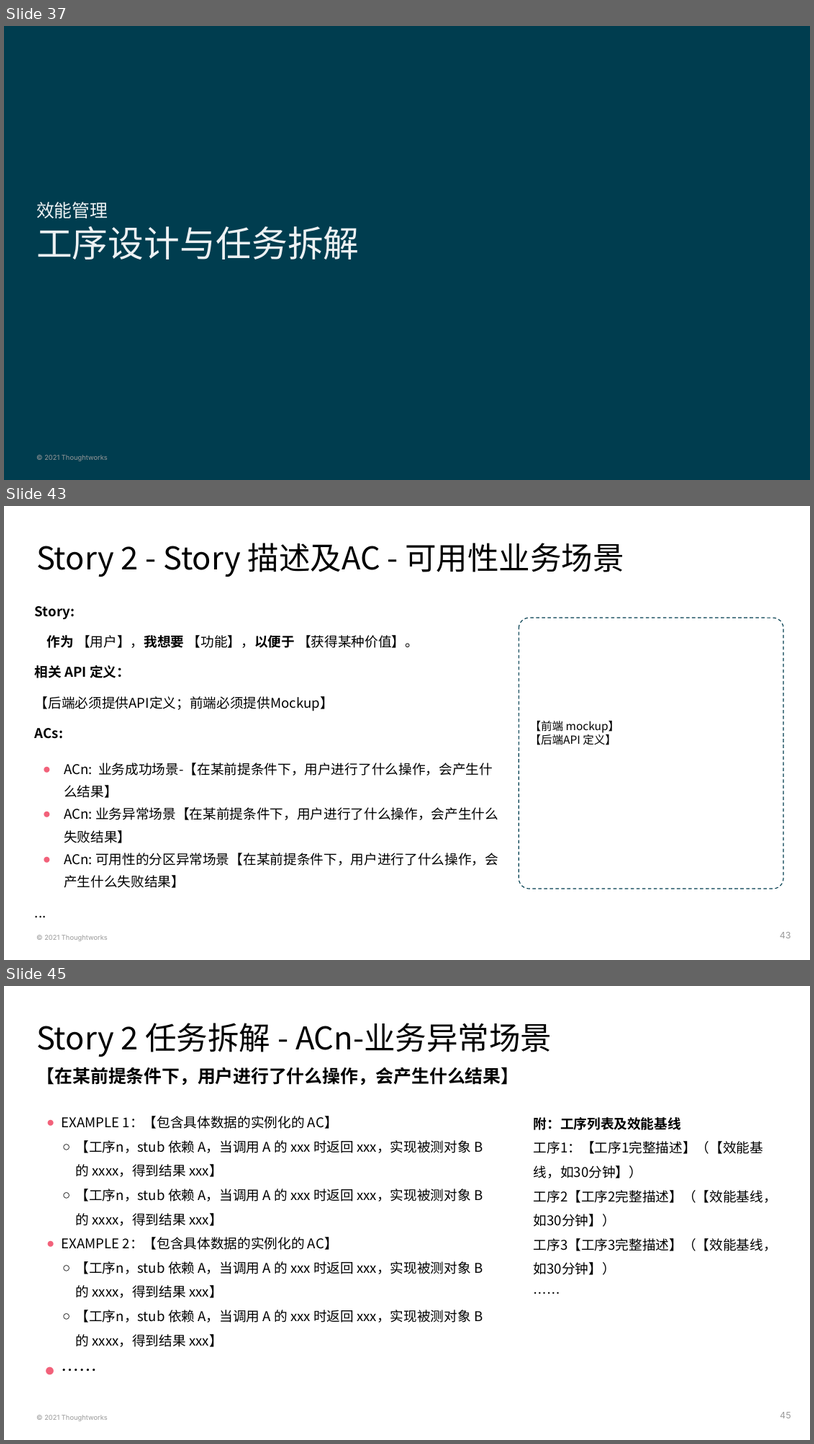
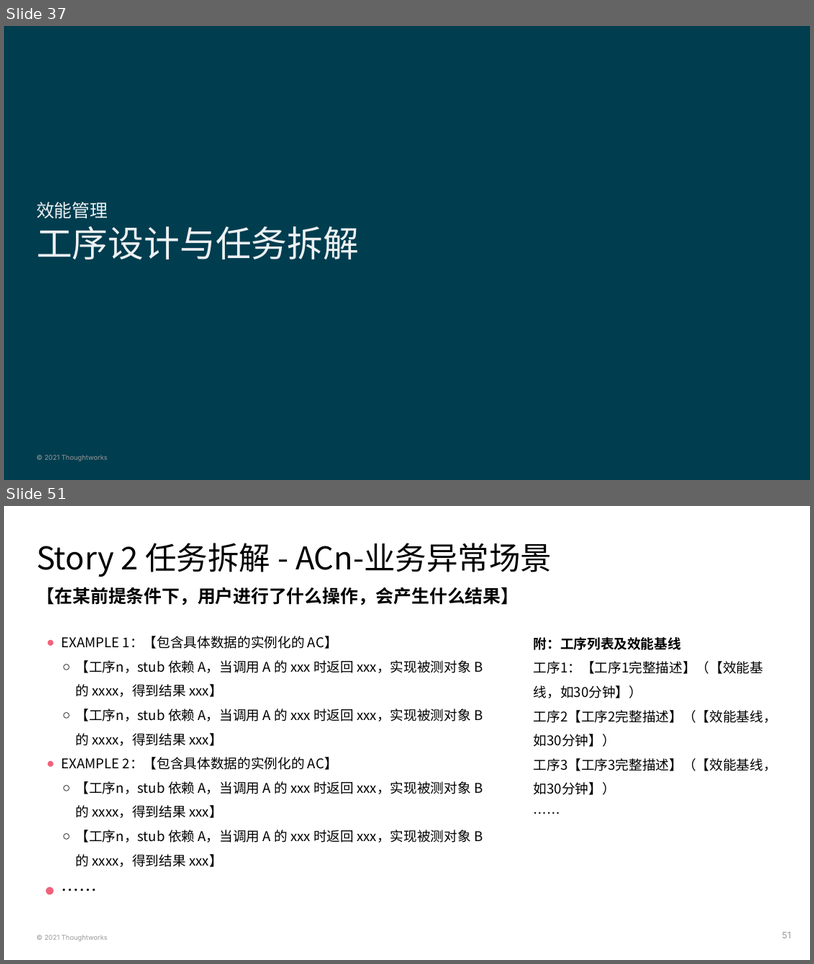
Before and after one commit to deesyx/heima, a slide deck: doc/PS4 黑马考核-项目On-boarding模板-胡炫光.pptx. Shown one above the other, each under a label of ours: slides 37, 43 and 45 before the commit, slides 37 and 51 after it; the slides between them are not shown. The pictures are 814x1444 and 814x964 pixels, drawn with LibreOffice and Linux fonts; fonts in the diff are those of the drawing; background and template pictures are left out. Boxes give left, top, right and bottom in pixels: in the first picture for what was removed or moved away, otherwise in the second. Text is boxed around its words. In the diff, an @@ line names an element or a change of style, - is before the commit and + after.

```diff
--- a/doc/PS4 黑马考核-项目On-boarding模板-胡炫光.pptx
+++ b/doc/PS4 黑马考核-项目On-boarding模板-胡炫光.pptx
@@ slide 43 removed at (4,506,810,960), background #FFFFFF; not listed: 1 template element that a slide beside it also shows @@
@@ title removed at (36,543,625,577) @@
-Story 2 - Story 描述及AC - 可用性业务场景
@@ text removed at (35,606,499,888) @@
-Story:
-作为 【用户】，我想要 【功能】，以便于 【获得某种价值】。
-相关 API 定义：
-【后端必须提供API定义；前端必须提供Mockup】
-ACs:
-● ACn: 业务成功场景-【在某前提条件下，用户进行了什么操作，会产生什么结果】
-● ACn: 业务异常场景【在某前提条件下，用户进行了什么操作，会产生什么失败结果】
-● ACn: 可用性的分区异常场景【在某前提条件下，用户进行了什么操作，会产生什么失败结果】
-...
@@ rounded rectangle removed at (520,618,784,888) @@
-【前端 mockup】
-【后端API 定义】
@@ page number removed at (780,932,792,938) @@
-43
@@ what was slide 45 is now slide 51 @@
@@ page number at (782,932,791,938): text changed @@
-45
+51
```
Also in this commit, not shown: 4 slides changed, 10 slides added, 3 other slides removed, 2 other files.
